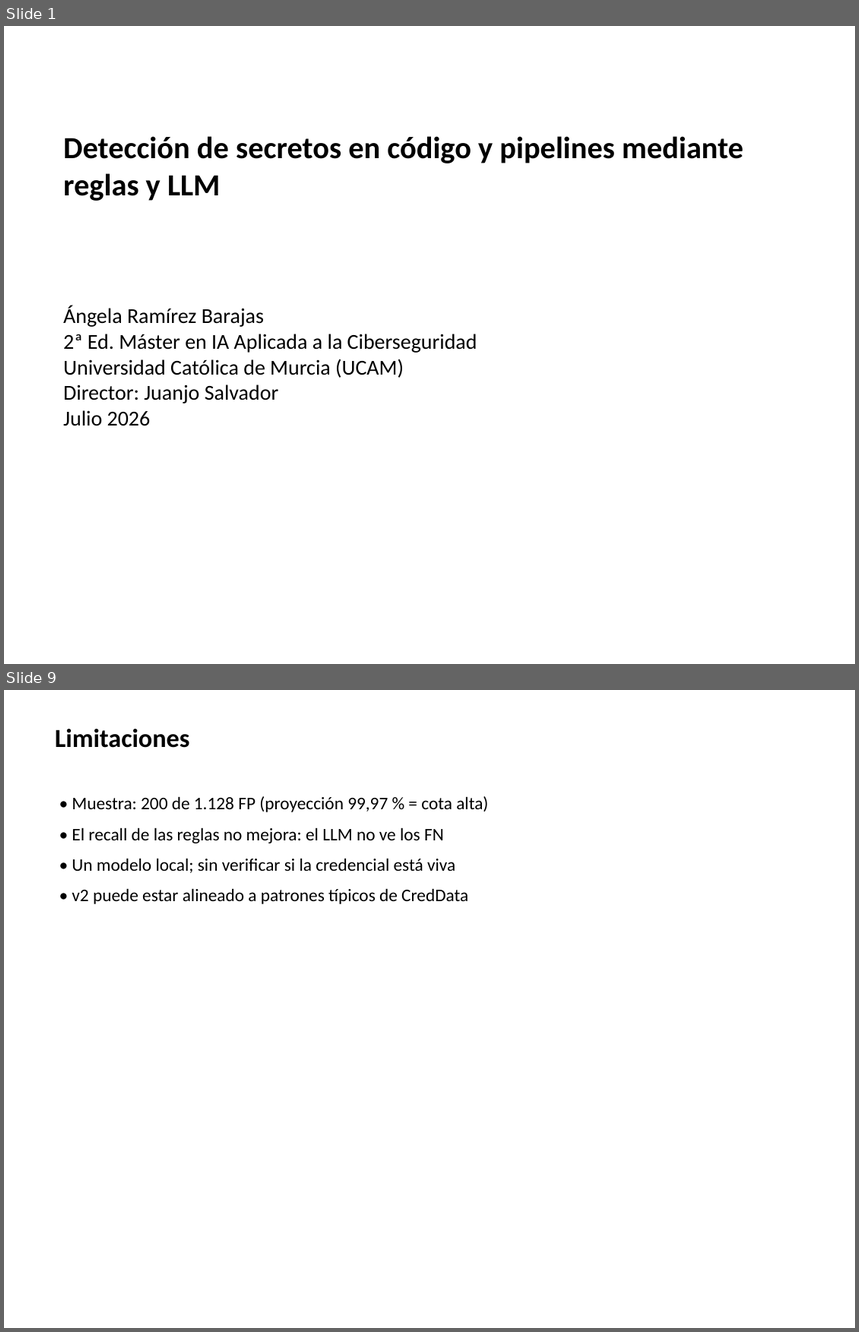
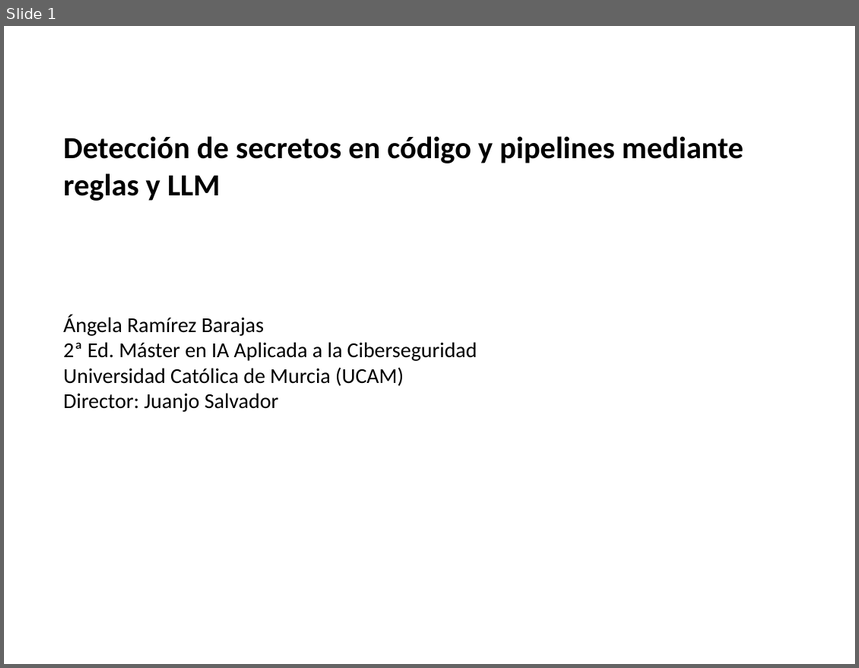
Before and after one commit to aramirezbarajas/secret-scan-tfm, a slide deck: docs/presentacion_defensa.pptx. Shown one above the other, each under a label of ours: slides 1 and 9 before the commit, slide 1 after it; the slides between them are not shown. The pictures are 859x1332 and 859x668 pixels, drawn with LibreOffice and Linux fonts; fonts in the diff are those of the drawing. Boxes give left, top, right and bottom in pixels: in the first picture for what was removed or moved away, otherwise in the second. Text is boxed around its words. In the diff, an @@ line names an element or a change of style, - is before the commit and + after.

```diff
--- a/docs/presentacion_defensa.pptx
+++ b/docs/presentacion_defensa.pptx
@@ slide 9 removed at (x1=4, y1=690, x2=855, y2=1328), background #FFFFFF @@
@@ text removed at (x1=55, y1=729, x2=189, y2=748) @@
-Limitaciones
@@ text removed at (x1=72, y1=796, x2=488, y2=904) @@
-• Muestra: 200 de 1.128 FP (proyección 99,97 % = cota alta)
-• El recall de las reglas no mejora: el LLM no ve los FN
-• Un modelo local; sin verificar si la credencial está viva
-• v2 puede estar alineado a patrones típicos de CredData
@@ slide 1 changed as well @@
@@ text "Ángela Ramírez Barajas" moved from (x1=63, y1=306, x2=477, y2=427) to (x1=63, y1=314, x2=477, y2=412) @@
@@ text at (x1=63, y1=411, x2=151, y2=427): paragraph removed @@
-Julio 2026
```
Also in this commit, not shown: 3 other slides changed, 3 slides added, 6 other slides removed, 2 other files.
